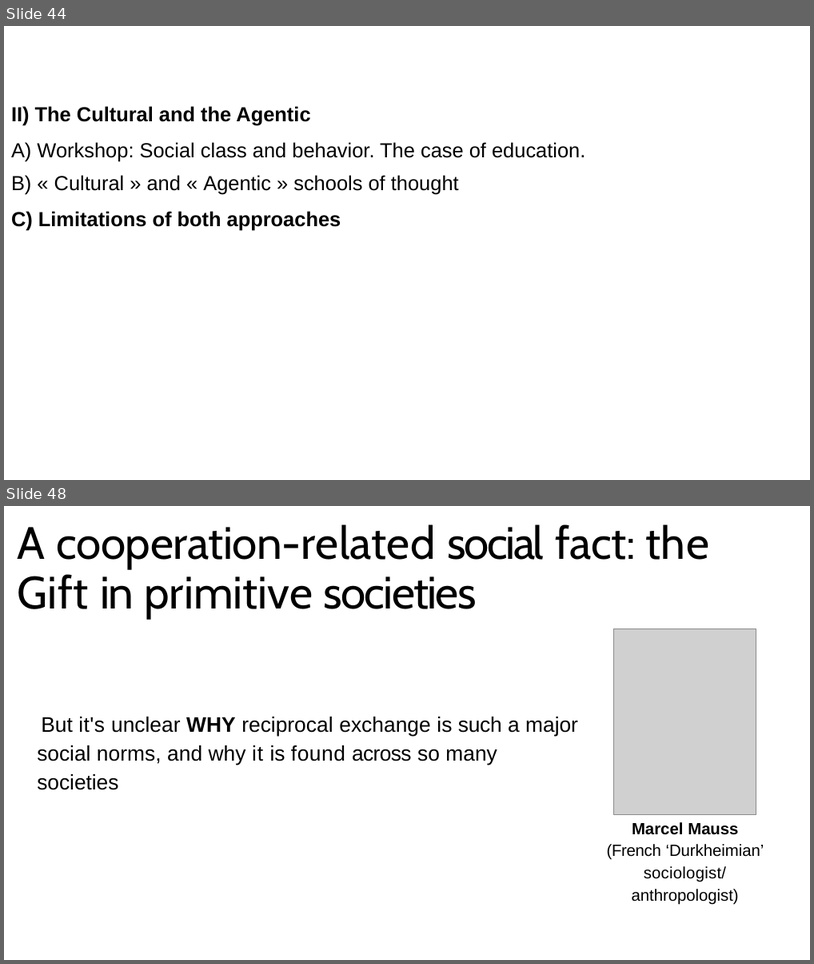
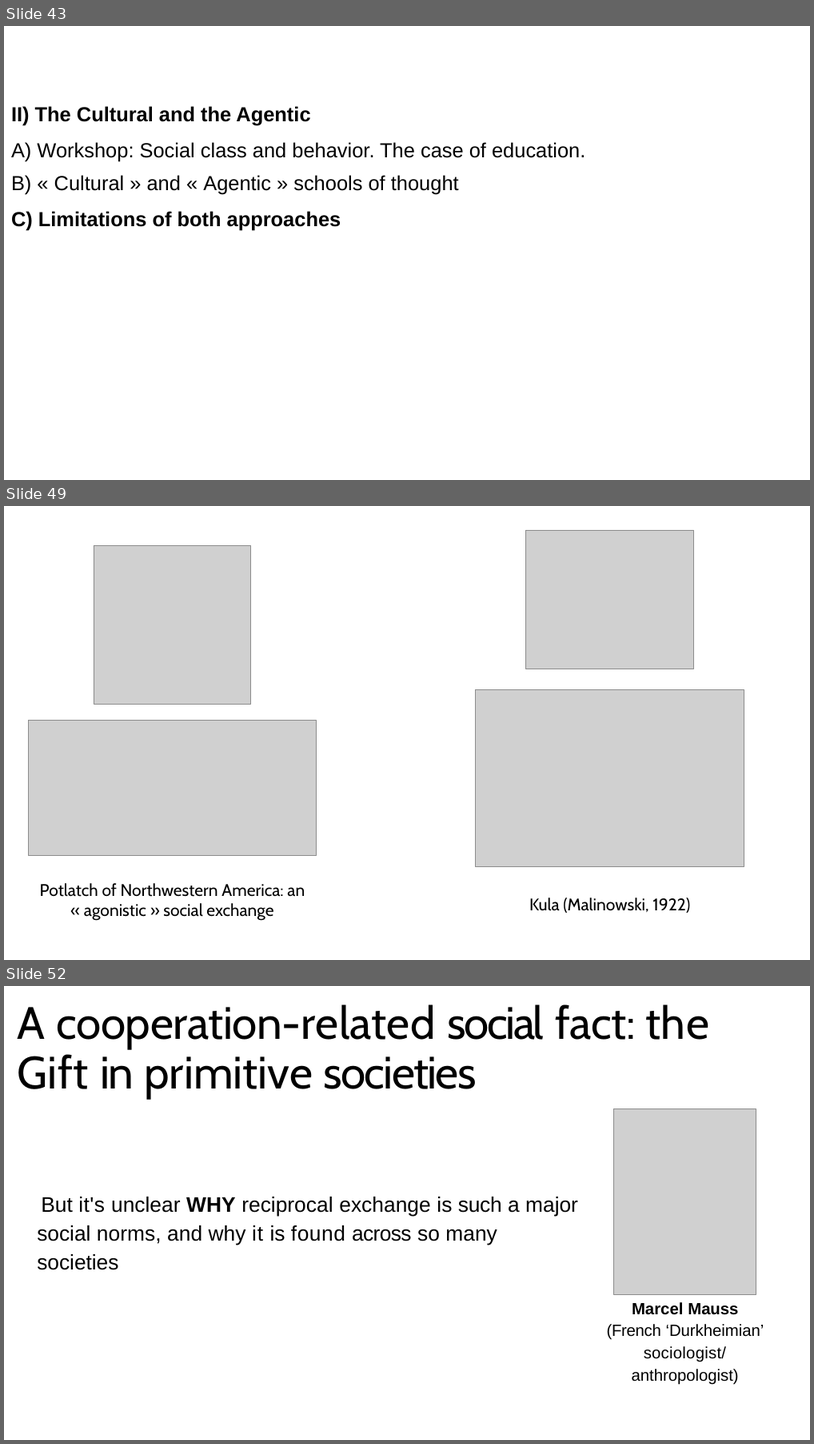
Before and after one commit to aminelasso/SOC501-2026, a slide deck: Week 3/Week 3.pptx. Shown one above the other, each under a label of ours: slides 44 and 48 before the commit, slides 43, 49 and 52 after it; the slides between them are not shown. The pictures are 814x964 and 814x1444 pixels, drawn with LibreOffice and Linux fonts; fonts in the diff are those of the drawing; grey boxes stand for pictures. Boxes give left, top, right and bottom in pixels: in the first picture for what was removed or moved away, otherwise in the second. Text is boxed around its words. In the diff, an @@ line names an element or a change of style, - is before the commit and + after.

```diff
--- a/Week 3/Week 3.pptx
+++ b/Week 3/Week 3.pptx
@@ slide 49 added at bbox=[4, 506, 810, 960], background #FFFFFF @@
@@ picture added at bbox=[94, 545, 251, 704] @@
@@ picture added at bbox=[526, 530, 694, 668] @@
@@ picture added at bbox=[476, 690, 745, 867] @@
@@ picture added at bbox=[29, 720, 317, 855] @@
@@ title added at bbox=[40, 883, 305, 920], 20 pt, text #000000 @@
+Potlatch of Northwestern America: an « agonistic » social exchange
@@ text added at bbox=[530, 897, 690, 912], 20 pt, text #000000 @@
+Kula (Malinowski, 1922)
@@ what was slide 44 is now slide 43 @@
@@ what was slide 48 is now slide 52 @@
```
Also in this commit, not shown: 11 slides changed, 23 other slides added, 2 slides removed.
